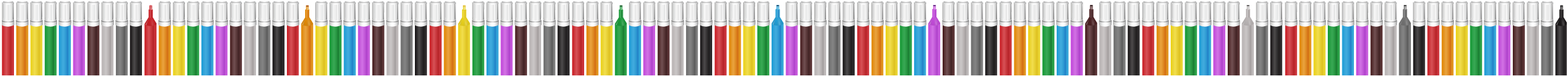
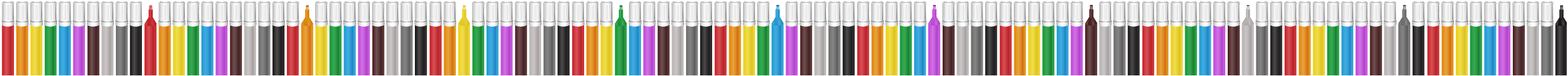
Revision of a layered 1568 x 76 image; what changed, layer by layer:
showed "Pasted Layer", moved it above "pen_spritesheet.png", painted on it over [1281,1,1425,76]
painted on "pen_spritesheet.png" over [1282,1,1426,76]
